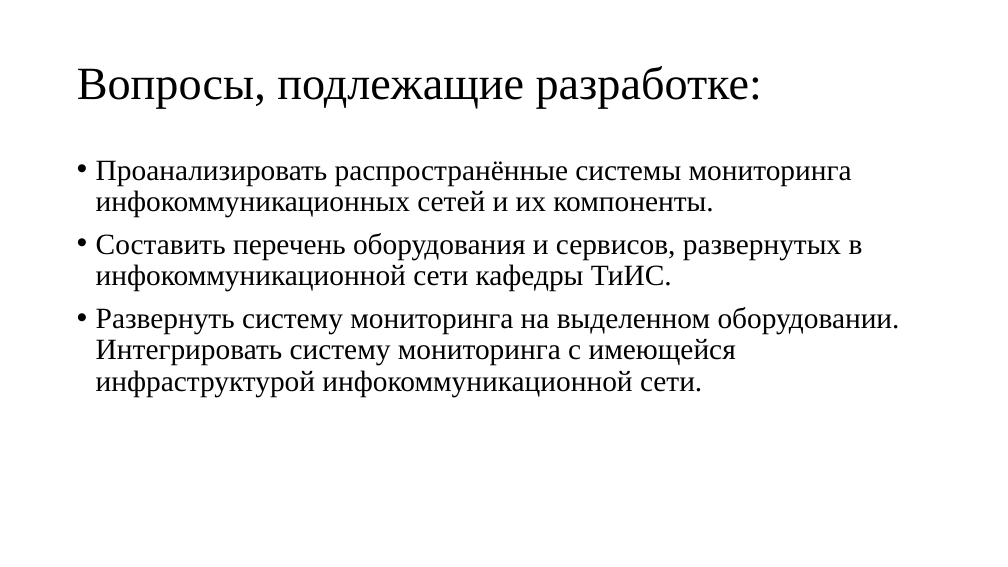
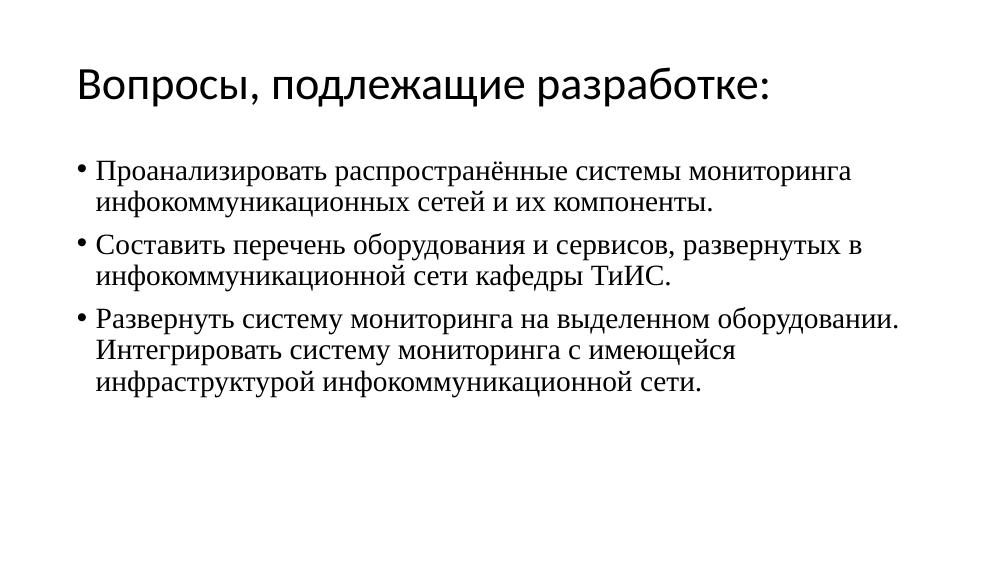
Before and after one commit to RanFog/VKR, a slide deck: slide 3 of Презентация к защите.pptx. Drawn at 1008x567 pixels with LibreOffice and Linux fonts; fonts in the diff are those of the drawing. Boxes give left, top, right and bottom in pixels: in the first picture for what was removed or moved away, otherwise in the second. Text is boxed around its words. In the diff, an @@ line names an element or a change of style, - is before the commit and + after.

```diff
--- a/Презентация к защите.pptx
+++ b/Презентация к защите.pptx
@@ title "Вопросы, подлежащие разработке:" at [77, 67, 771, 107]: font Times New Roman to Calibri @@
```
Also in this commit, not shown: 9 slides added, 2 slides removed, 10 other files.
